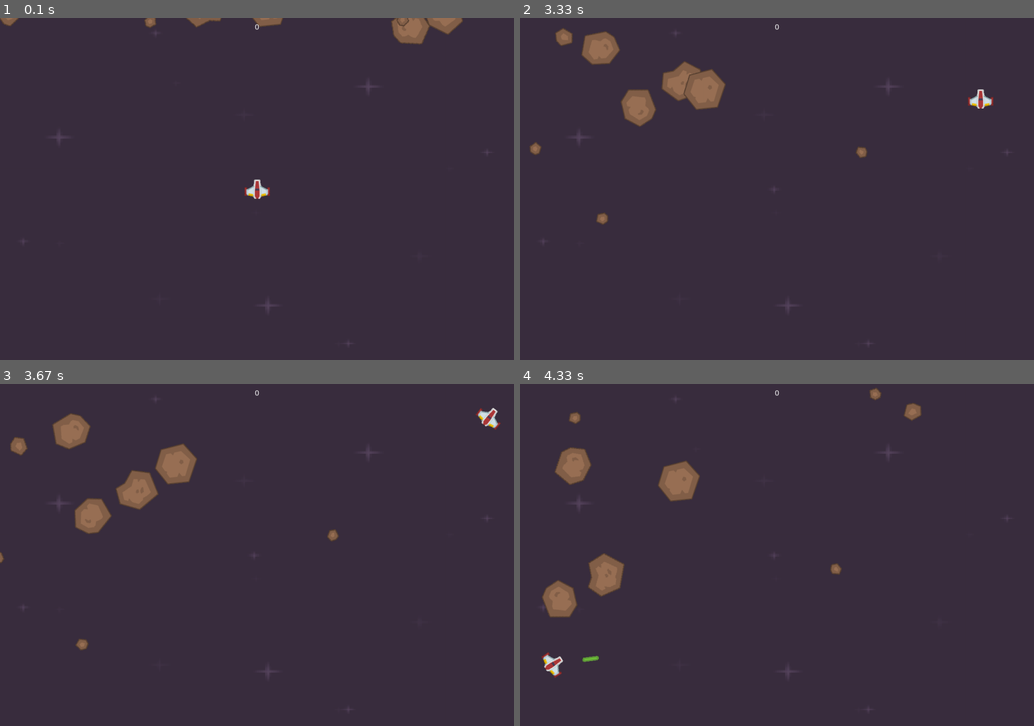
Above: before the commit, frames 1-4 (two rows, left to right).
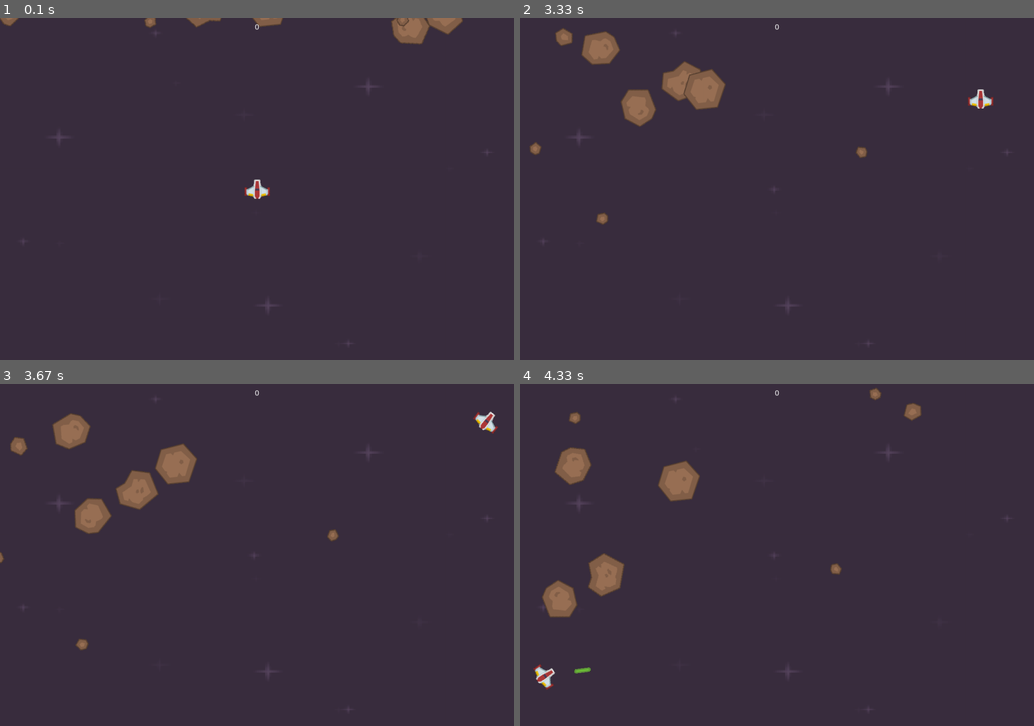
Above: after the commit, the same moments.

Repository: casol/pygame
Game: pygame game, started from YASS.py
Same seed, same stepped clock (60 frames per second), same inputs: the game is played once before the commit and once after it.
Inputs:
- Up to frame 1 (0.1 s): no input
- Up to frame 2 (3.33 s): hold Right 0.33-0.8 s; hold Up 0.83-1.13 s; hold Right 1.17-1.63 s; hold Left 1.67-2.2 s; hold Left 2.23-2.63 s; tap Space at 2.67, 3.07 s; hold Up from 3 s (still down)
- Up to frame 3 (3.67 s): release Up at 3.37 s; hold Right from 3.4 s (still down); tap Space at 3.47 s
- Up to frame 4 (4.33 s): tap Space at 3.77, 4.13 s; release Right at 4.03 s; hold Left from 4.07 s (still down)

Frames 1-2 are identical in both runs. In frame 3, 0.2% of the frame differs, in the area x 92-98%, y 7-15%; in frame 4, 0.4%, in the area x 2-16%, y 78-90%.

Commit message:
Add health bar

Diff:
--- a/YASS.py
+++ b/YASS.py
@@ -44,7 +44,7 @@
 WHITE = (255, 255, 255)
 BLACK = (0, 0, 0)
 
-MAX_SPEED = 7
+MAX_SPEED = 6
 
 
 class Player(pygame.sprite.Sprite):
@@ -68,6 +68,7 @@
         self.radius = 25  # setting the sprite’s radius
         self.previous_time = pygame.time.get_ticks()
         self.missile_delay = 500
+        self.health = 100  # player health bar
 
     def update(self):
         """Move based on keys pressed."""
@@ -222,10 +223,16 @@
 player = Player()
 #all_sprites.add(player)
 
+
+def new_asteroid():
+    new_asd = Asteroid()
+    all_sprites.add(new_asd)
+    asteroids.add(new_asd)
+
+# create asteroids
 for i in range(8):
-    d = Asteroid()
-    all_sprites.add(d)
-    asteroids.add(d)
+    new_asteroid()
+
 # player score
 score = 0
 
@@ -246,22 +253,29 @@
     player.update()
     player.wrap_around_screen()
 
+    # Find all sprites that collide between two groups
     # check if a missile hit an asteroid
-    hits = pygame.sprite.groupcollide(asteroids, missiles, True, True)
-    # create new
+    missile_hits = pygame.sprite.groupcollide(asteroids, missiles, True, True)
+    # Check the list of colliding sprites, and add one to the score for each one
+    for hit in missile_hits:
+        score += 50 - hit.radius  # assign points based on the size of asteroid
+        new_asteroid()  # spawn a new asteroid
+
+    # See if the player Sprite has collided with anything in the asteroids Group
+    # The True flag will remove the sprite in asteroids group
+    # Return a list containing all Sprites in a Group that intersect with another Sprite
+    hits = pygame.sprite.spritecollide(player, asteroids, True, pygame.sprite.collide_circle)
     for hit in hits:
-        score += 50 - hit.radius  # assign points based on the size of meteor
-        d = Asteroid()
-        all_sprites.add(d)
-        asteroids.add(d)
-
-    # see if the player Sprite has collided with anything in the asteroids Group
-    hits = pygame.sprite.spritecollide(player, asteroids, False, pygame.sprite.collide_circle)
-    if hits:
-        pygame.quit()
-        sys.exit()
+        player.health -= hit.radius * 2
+        new_asteroid()  # spawn a new asteroid
+        if player.health <= 0:
+            pass
+            pygame.quit()
+            sys.exit()
 
     #txt = FONT.render('angle {:.1f}'.format(player.angle), True, (150, 150, 170))
     #DISPLAY.blit(txt, (10, 10))
+    print(player.health)
+
     pygame.display.update()
     fps_clock.tick(FPS)
